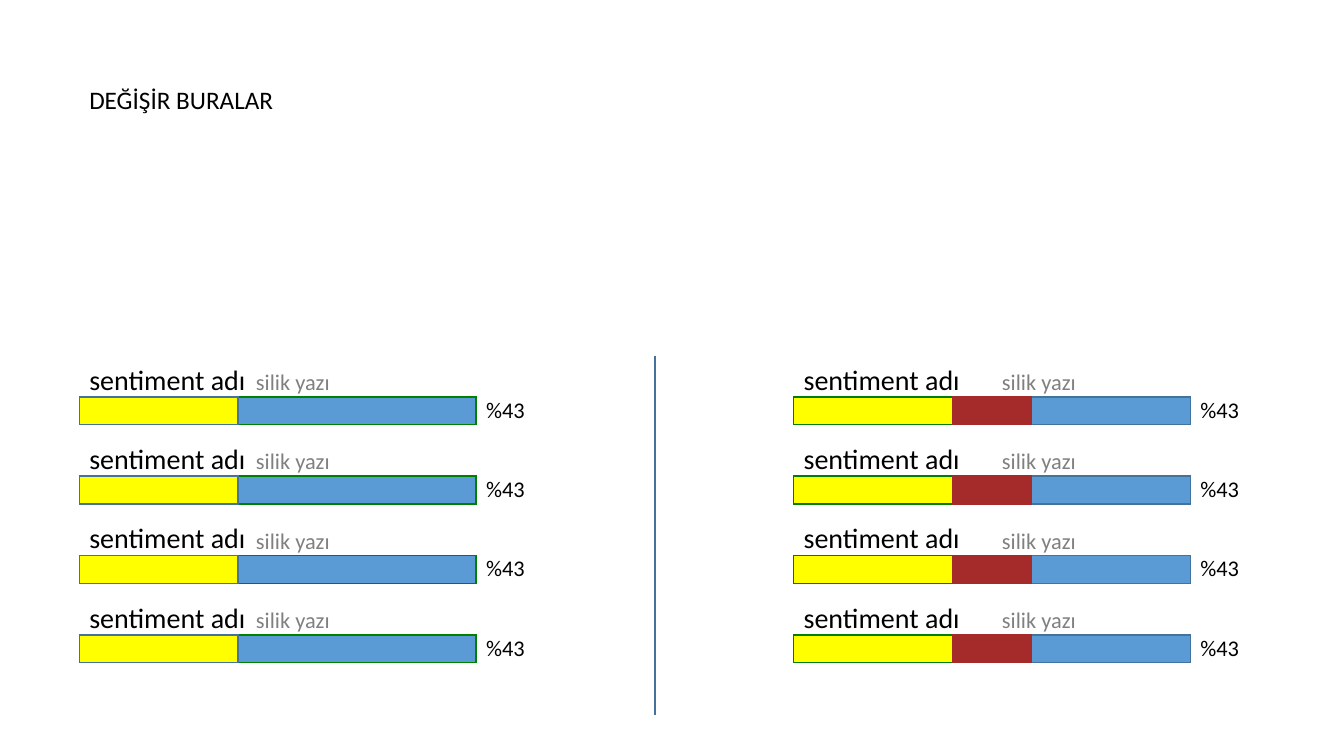
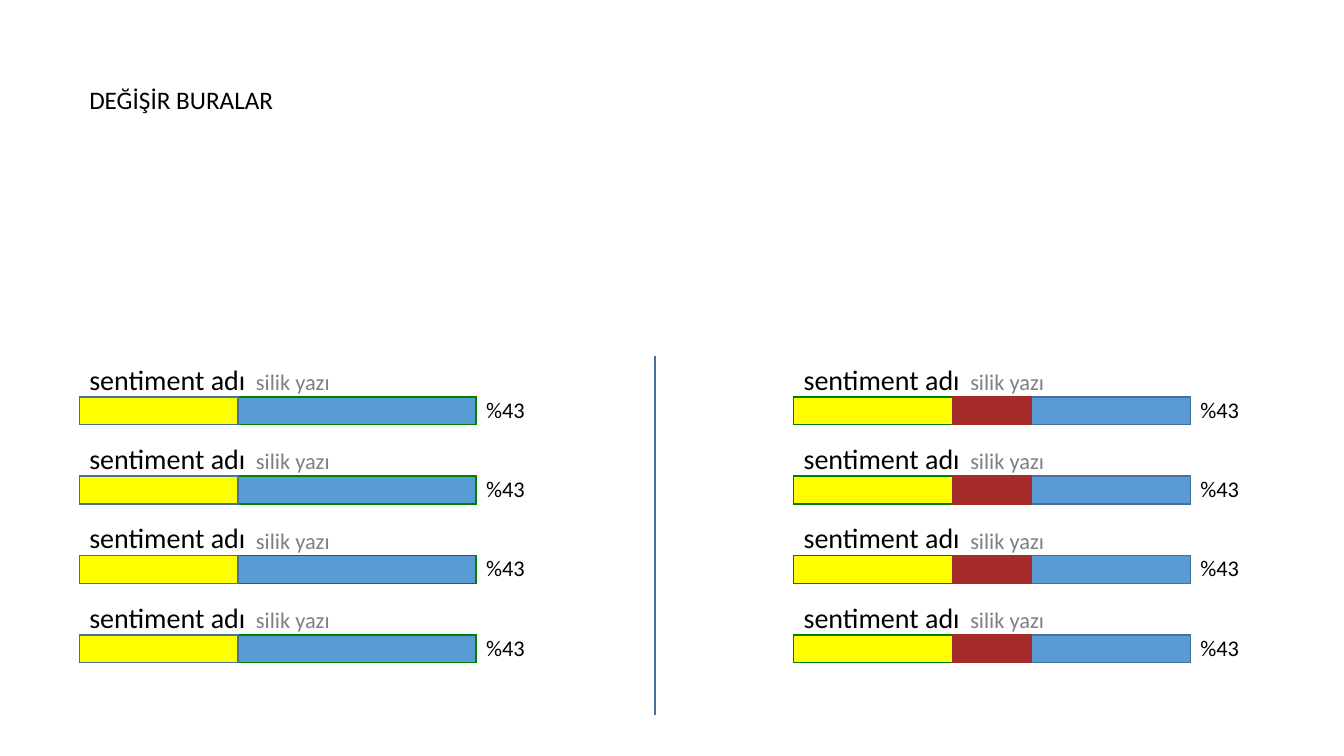
Before and after one commit to cagrimate/gembox-presentation, a slide deck: slide 2 of gemPpt/gemPpt/Created Chart.pptx. Drawn at 1344x756 pixels with LibreOffice and Linux fonts; fonts in the diff are those of the drawing. Boxes give left, top, right and bottom in pixels: in the first picture for what was removed or moved away, otherwise in the second. Text is boxed around its words. In the diff, an @@ line names an element or a change of style, - is before the commit and + after.

```diff
--- a/gemPpt/gemPpt/Created Chart.pptx
+++ b/gemPpt/gemPpt/Created Chart.pptx
@@ 3 texts: place and size @@
-3 texts at [1002,374,1075,553]
+3 texts at [970,374,1044,553]
@@ text "silik yazı": place and size @@
-text "silik yazı" at [1002,612,1075,632]
+text "silik yazı" at [970,612,1044,632]
```
Also in this commit, not shown: 7 other files.
